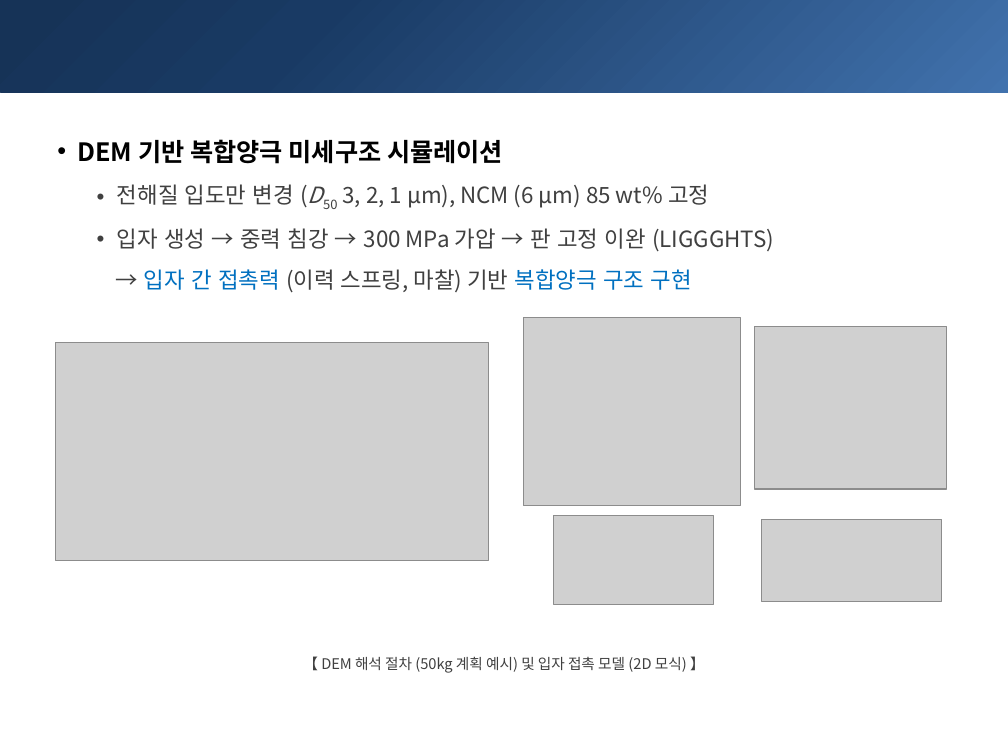
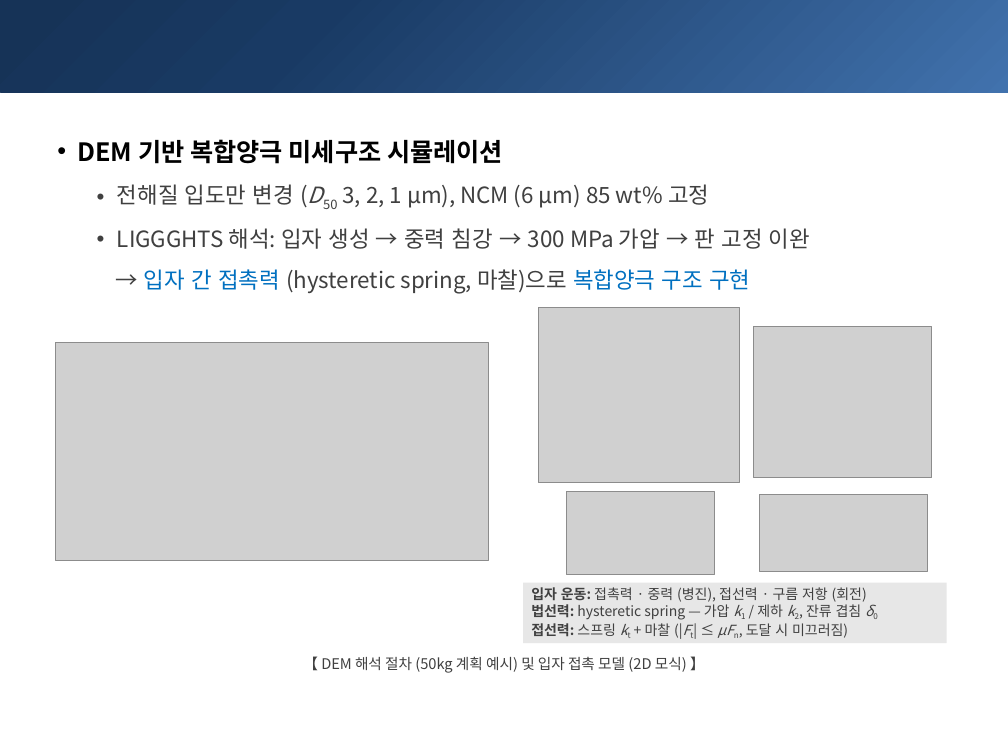
Before and after one commit to yonghoon7153-source/Yonghoon-DEM-DFT, a slide deck: slide 3 of docs/50kg/report_y4/meeting_20261104/kg50_meeting_dem8_20261104.pptx. Drawn at 1008x756 pixels with LibreOffice and Linux fonts; fonts in the diff are those of the drawing; grey boxes stand for pictures. Boxes give left, top, right and bottom in pixels: in the first picture for what was removed or moved away, otherwise in the second. Text is boxed around its words. In the diff, an @@ line names an element or a change of style, - is before the commit and + after.

```diff
--- a/docs/50kg/report_y4/meeting_20261104/kg50_meeting_dem8_20261104.pptx
+++ b/docs/50kg/report_y4/meeting_20261104/kg50_meeting_dem8_20261104.pptx
@@ text at box(117, 228, 810, 293): text changed @@
-• 입자 생성 → 중력 침강 → 300 MPa 가압 → 판 고정 이완 (LIGGGHTS)
-→ 입자 간 접촉력 (이력 스프링, 마찰) 기반 복합양극 구조 구현
+• LIGGGHTS 해석: 입자 생성 → 중력 침강 → 300 MPa 가압 → 판 고정 이완
+→ 입자 간 접촉력 (hysteretic spring, 마찰)으로 복합양극 구조 구현
@@ picture: place and size @@
-picture at box(523, 318, 740, 506)
+picture at box(538, 307, 740, 483)
@@ picture: place and size @@
-picture at box(755, 327, 948, 490)
+picture at box(753, 327, 931, 478)
@@ picture: place and size @@
-picture at box(554, 515, 714, 605)
+picture at box(566, 492, 715, 575)
@@ picture: place and size @@
-picture at box(762, 519, 942, 601)
+picture at box(760, 495, 927, 572)
@@ rectangle added at box(523, 583, 947, 643), fill #E7E7E7, 10 pt, text #404040 @@
+입자 운동: 접촉력 · 중력 (병진), 접선력 · 구름 저항 (회전)
+법선력: hysteretic spring — 가압 k1 / 제하 k2, 잔류 겹침 δ0
+접선력: 스프링 kt + 마찰 (|Ft| ≤ μFn, 도달 시 미끄러짐)
```
Also in this commit, not shown: 1 other slide changed, 13 other files.
